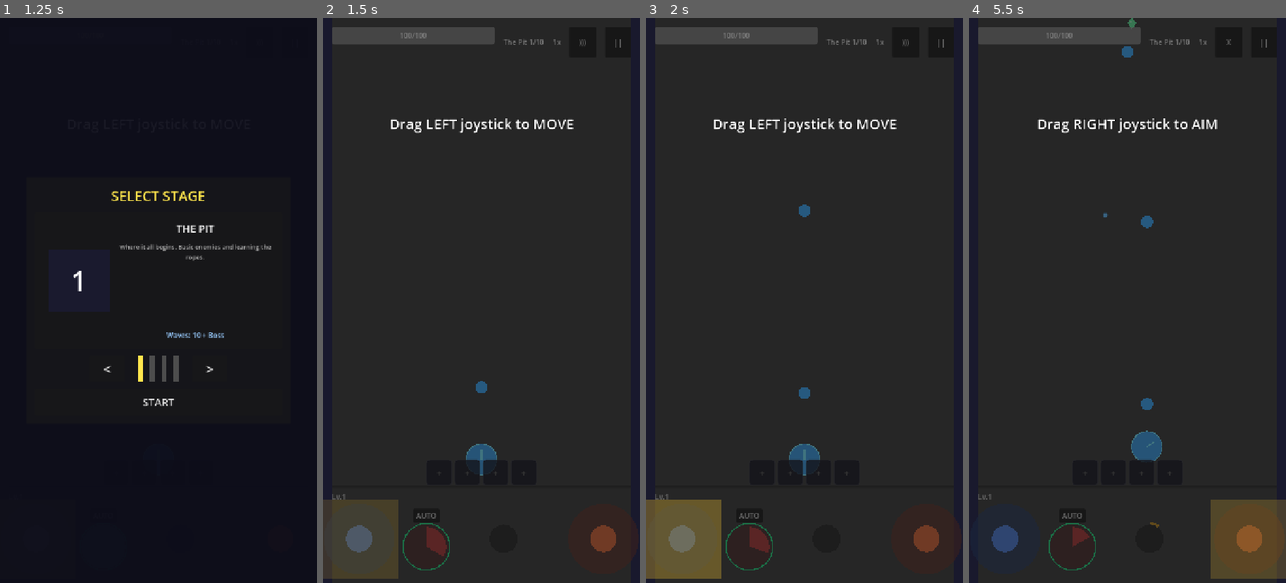
Above: before the commit, frames 1-4 (left to right).
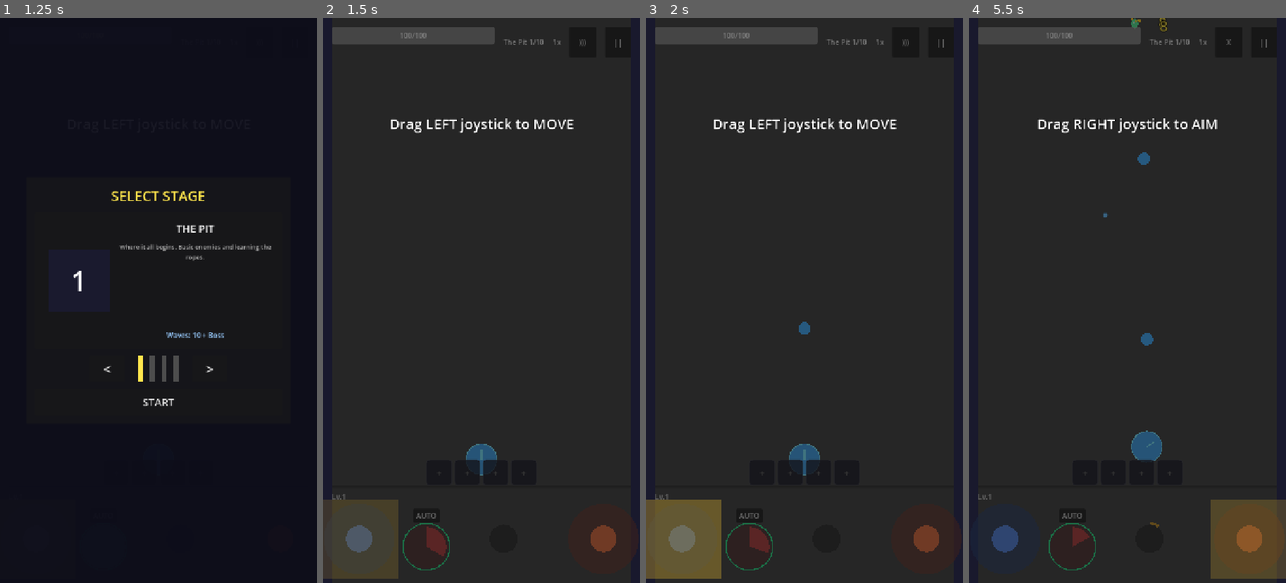
Above: after the commit, the same moments.

Repository: Randroids-Dojo/GoPit
Game: Godot game, scene res://scenes/game.tscn
Two runs of this game, one before a commit and one after it. Both use one fixed random seed, a clock stepped at 60 frames per second and the inputs below.
Inputs (mouse positions are in pixels of both pictures, inside the frame that each line leads up to):
- Up to frame 1 (1.25 s): click "START" at 0.5 s
- Up to frame 2 (1.5 s): click "START" at 1.25 s
- Up to frame 3 (2 s): no input
- Up to frame 4 (5.5 s): click ")))" at 2 s; drag from (1003, 537) to (1127, 458) at 2.77 s; click "||" at 3.5 s; drag from (1064, 328) to (1146, 447) at 4.27 s; click "Resume" at 5 s

Frame 1 is identical in both runs. In frame 2, less than 0.1% of the frame differs, in the area x 48-52%, y 64-67%; in frame 3, 0.2%; in frame 4, 0.4%, in the area x 48-63%, y 0-70%.

Commit message:
Add ball firing queue system
Balls now queue up and fire in sequence at fire_rate (3 balls/second)
instead of spawning simultaneously. This matches the BallxPit-style
gameplay where pressing fire adds balls to a queue.

Features:
- Queue-based firing: balls enter queue on fire(), drain at fire_rate
- Max queue size of 20 to prevent infinite stacking
- Multi-shot spread preserved per-ball in queue entries
- Queue management: get_queue_size(), get_max_queue_size(), clear_queue()
- queue_changed signal for UI updates

Test updates:
- Updated tests to wait 0.5s after firing (queue processes at ~0.33s/ball)
- Added 11 new tests for queue system behavior

Diff:
--- a/scripts/entities/ball_spawner.gd
+++ b/scripts/entities/ball_spawner.gd
@@ -2,11 +2,13 @@
 ## Spawns balls in the aimed direction when fire is triggered
 ## Now integrates with BallRegistry for ball types and levels
 ## Ball Return Mechanic: Balls return when reaching bottom of screen
+## Queue System: Balls queue up and fire in sequence at fire_rate
 
 signal ball_spawned(ball: Node2D)
 signal ball_returned  # Emitted when a ball returns to player
 signal ball_caught  # Emitted when a ball is caught (active play bonus)
 signal balls_available_changed(available: bool)  # For fire button UI
+signal queue_changed(queue_size: int, max_size: int)  # For queue UI
 
 @export var ball_scene: PackedScene
 @export var spawn_offset: float = 30.0
@@ -31,6 +33,14 @@
 var balls_in_flight: int = 0
 var _previous_available: bool = true
 
+# Queue-based firing system (like BallxPit)
+# Balls enter a queue and fire one at a time at fire_rate speed
+# Each entry is {type: BallType, spread: float}
+var _fire_queue: Array[Dictionary] = []
+var fire_rate: float = 3.0  # Balls per second (queue drain speed)
+var max_queue_size: int = 20  # Prevent infinite stacking
+var _fire_timer: float = 0.0  # Timer for queue drain
+
 
 func _ready() -> void:
 	add_to_group("ball_spawner")
@@ -38,6 +48,19 @@
 		ball_scene = preload("res://scenes/entities/ball.tscn")
 
 
+func _process(delta: float) -> void:
+	# Drain the fire queue at fire_rate speed
+	if _fire_queue.is_empty():
+		return
+
+	_fire_timer += delta
+	var fire_interval: float = 1.0 / fire_rate
+
+	while _fire_timer >= fire_interval and not _fire_queue.is_empty():
+		_fire_timer -= fire_interval
+		_fire_from_queue()
+
+
 func set_aim_direction(direction: Vector2) -> void:
 	if direction != Vector2.ZERO:
 		current_aim_direction = direction.normalized()
@@ -74,12 +97,7 @@
 	if slot_balls.is_empty():
 		slot_balls = [BallRegistry.active_ball_type if BallRegistry else 0]
 
-	# Enforce ball limit by despawning oldest balls
-	# Total balls = slot_balls.size() * ball_count (multi-shot per slot)
-	var total_balls_to_spawn: int = slot_balls.size() * ball_count
-	_enforce_ball_limit(total_balls_to_spawn)
-
-	# Fire all slot ball types simultaneously
+	# Add all ball types to the queue (they'll fire in sequence)
 	for slot_ball_type in slot_balls:
 		# Each slot fires ball_count balls (multi-shot)
 		for i in range(ball_count):
@@ -87,11 +105,60 @@
 			var spread_offset: float = 0.0
 			if ball_count > 1:
 				spread_offset = (i - (ball_count - 1) / 2.0) * ball_spread
-
-			var dir := current_aim_direction.rotated(spread_offset)
-			_spawn_ball_typed(dir, slot_ball_type)
+			_add_to_queue(slot_ball_type, spread_offset)
 
 	SoundManager.play(SoundManager.SoundType.FIRE)
+
+
+func _add_to_queue(ball_type: int, spread: float = 0.0) -> bool:
+	"""Add a ball to the fire queue. Returns false if queue is full."""
+	if _fire_queue.size() >= max_queue_size:
+		return false
+
+	_fire_queue.append({"type": ball_type, "spread": spread})
+	queue_changed.emit(_fire_queue.size(), max_queue_size)
+	return true
+
+
+func _fire_from_queue() -> void:
+	"""Fire one ball from the queue."""
+	if _fire_queue.is_empty():
+		return
+
+	# Check ball availability (return mechanic)
+	if not can_fire():
+		return
+
+	var entry: Dictionary = _fire_queue.pop_front()
+	queue_changed.emit(_fire_queue.size(), max_queue_size)
+
+	var ball_type: int = entry.get("type", 0)
+	var spread: float = entry.get("spread", 0.0)
+
+	# Apply spread offset to current aim direction
+	var dir := current_aim_direction.rotated(spread)
+
+	# Enforce ball limit before spawning
+	_enforce_ball_limit(1)
+
+	_spawn_ball_typed(dir, ball_type)
+
+
+func get_queue_size() -> int:
+	"""Get current queue size."""
+	return _fire_queue.size()
+
+
+func get_max_queue_size() -> int:
+	"""Get maximum queue size."""
+	return max_queue_size
+
+
+func clear_queue() -> void:
+	"""Clear the fire queue."""
+	_fire_queue.clear()
+	_fire_timer = 0.0
+	queue_changed.emit(0, max_queue_size)
 
 
 func _enforce_ball_limit(balls_to_add: int) -> void:
Not shown, added: tests/test_ball_queue.py
Not shown, changed: tests/test_ball_return.py
Not shown, changed: tests/test_character_stats.py
Not shown, changed: tests/test_fire.py
Not shown, changed: tests/test_playtest_physics.py
Not shown, changed: tests/test_status_effects.py
